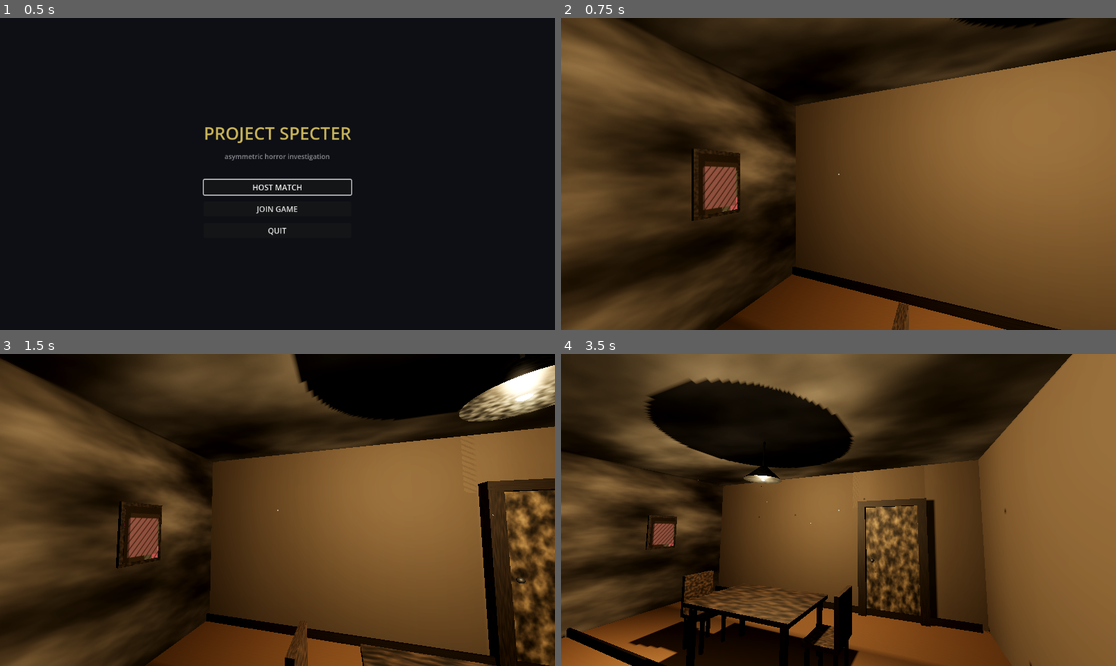
Above: before the commit, frames 1-4 (two rows, left to right).
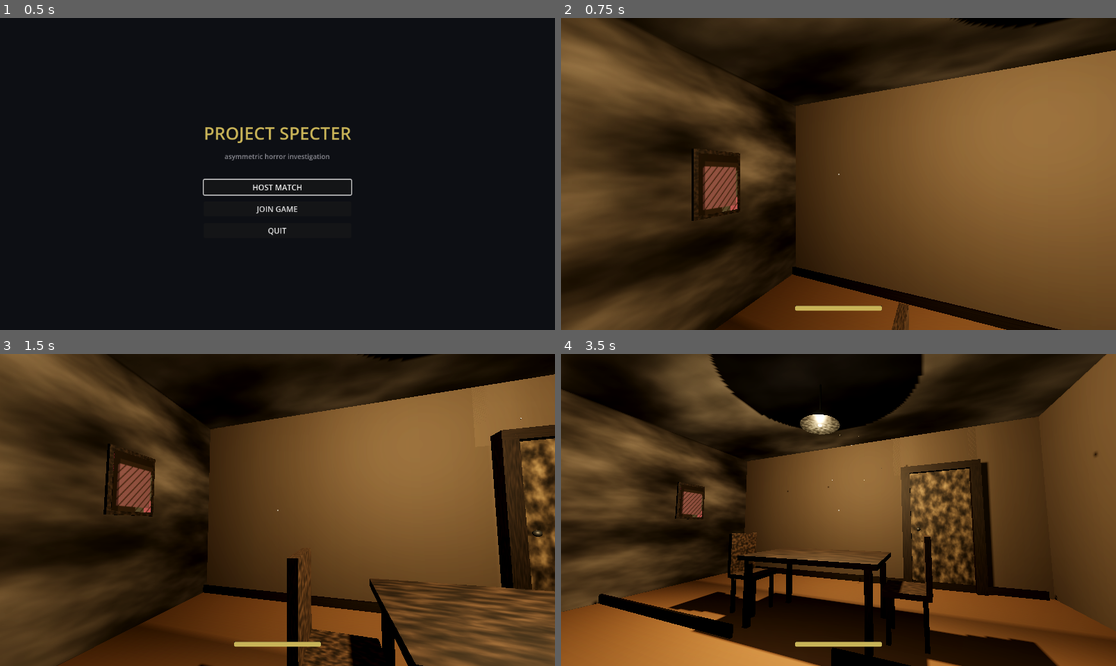
Above: after the commit, the same moments.

Repository: blastbeng/ProjectSpecterV2
Game: Godot game, scene res://scenes/boot.tscn
The game is run twice, just before and just after one commit, with the same random seed, the same clock (stepped at 60 frames per second) and the same inputs.
Inputs (mouse positions are in pixels of both pictures, inside the frame that each line leads up to):
- Up to frame 1 (0.5 s): no input
- Up to frame 2 (0.75 s): click "HOST MATCH" at 0.5 s
- Up to frame 3 (1.5 s): tap Enter (ui_accept) at 1.25 s; move the mouse to (305, 510) at 1.27 s; hold Up (ui_up) from 1.28 s (still down); hold Ctrl from 1.28 s (still down); click (305, 510) at 1.42 s
- Up to frame 4 (3.5 s): keep holding Up (ui_up); tap Enter (ui_accept) at 1.52, 2.27 s; tap Shift at 1.55, 2.1, 3.05 s; move the mouse to (810, 510) at 2.02 s; release Ctrl at 2.03 s; tap Ctrl at 2.3 s; move the mouse to (849, 503) at 2.77 s; hold Ctrl from 2.78 s (still down)

Frame 1 is identical in both runs. In frame 2, 0.3% of the frame differs, in the area x 42-58%, y 92-94%; in frame 3, 53%; in frame 4, 73%, in the area x 0-100%, y 0-100%.
Error after the commit: Invalid assignment of property or key 'max_poliphony' with value of type 'int' on a base object of type 'AudioStreamPlayer'. (res://scripts/player/player_contr…

Commit message:
controller feel: crouch camera, sprint stamina + HUD bar, generated footsteps, distance-based step timing

Diff:
--- a/scripts/audio/sfx_generator.gd
+++ b/scripts/audio/sfx_generator.gd
@@ -18,6 +18,29 @@
 	wav.stereo = false
 	wav.data = bytes
 	return wav
+
+
+## Short footstep: filtered noise burst + low body thump.
+static func footstep(variant := 0) -> AudioStreamWAV:
+	var rng := RandomNumberGenerator.new()
+	rng.seed = 100 + absi(variant)
+	var duration := 0.16
+	var n := int(duration * RATE)
+	var samples := PackedFloat32Array()
+	samples.resize(n)
+	var phase := 0.0
+	var thump_f := rng.randf_range(70.0, 95.0)
+	for i in n:
+		var t := float(i) / RATE
+		var body := 1.0 - minf(t / 0.09, 1.0)
+		body *= body
+		phase += TAU * thump_f / RATE
+		var thump := sin(phase) * body * 0.55
+		# heel scrape noise, decaying quickly
+		var noise := rng.randf_range(-1.0, 1.0) * (1.0 - t / duration) * 0.35
+		noise *= 0.5 + 0.5 * sin(t * 210.0)
+		samples[i] = clampf(thump + noise, -1.0, 1.0)
+	return _to_wav(samples)
 
 
 ## Stick-slip door creak: dragging saw partial with wobble + tremble envelope.
--- a/scripts/gameplay/match.gd
+++ b/scripts/gameplay/match.gd
@@ -24,6 +24,7 @@
 func _process(_delta: float) -> void:
 	if is_instance_valid(_player) and is_instance_valid(_hud):
 		_hud.prompt_label.text = _player.current_prompt()
+		_hud.stamina_bar.value = _player.stamina_ratio()
 
 
 func _unhandled_input(event: InputEvent) -> void:
--- a/scripts/player/player_controller.gd
+++ b/scripts/player/player_controller.gd
@@ -1,24 +1,36 @@
 class_name PlayerController
 extends CharacterBody3D
 ## First-person investigator controller (Vision 5.3/5.7 base).
-## Build order keeps everything in code: capsule + camera are created here,
-## so the match scene can simply add a PlayerController node.
+## Everything is code-built: capsule + camera + interaction ray created here.
+## Includes accel/decel movement, sprint + stamina, crouch, head bob and
+## code-generated footsteps.
 
 const WALK_SPEED := 3.2
 const SPRINT_SPEED := 5.8
+const CROUCH_SPEED := 1.7
 const ACCEL := 9.5
 const DECEL := 11.5
 const GRAVITY := 12.5
 const MOUSE_SENS := 0.0022
 const EYE_HEIGHT := 1.65
+const CROUCH_EYE_HEIGHT := 1.05
 const BOB_AMPLITUDE := 0.032
 const BOB_FREQUENCY := 8.5
+const STAMINA_MAX := 100.0
+const STAMINA_DRAIN := 22.0
+const STAMINA_REGEN := 16.0
+const STAMINA_SPRINT_MIN := 12.0
 
 var _pitch := 0.0
 var _bob_phase := 0.0
+var _stamina := STAMINA_MAX
+var _crouching := false
+var _step_accum := 0.0
+var _footsteps: Array[AudioStreamWAV] = []
 
 var camera: Camera3D
 var interact_ray: InteractionRay
+var stamina := STAMINA_MAX
 
 
 func _ready() -> void:
@@ -41,6 +53,9 @@
 	interact_ray.position = Vector3.ZERO
 	camera.add_child(interact_ray)
 
+	for v in range(4):
+		_footsteps.append(SfxGenerator.footstep(v))
+
 	Input.mouse_mode = Input.MOUSE_MODE_CAPTURED
 
 
@@ -50,6 +65,10 @@
 
 func current_prompt() -> String:
 	return interact_ray.current_prompt()
+
+
+func stamina_ratio() -> float:
+	return stamina / STAMINA_MAX
 
 
 func _unhandled_input(event: InputEvent) -> void:
@@ -85,8 +104,16 @@
 	if direction.length_squared() > 1.0:
 		direction = direction.normalized()
 
-	var sprinting := Input.is_physical_key_pressed(KEY_SHIFT) and input_vec.y > 0.1
-	var target_speed := SPRINT_SPEED if sprinting else WALK_SPEED
+	# Crouch state (Vision 5.7: camera lowers).
+	var want_crouch := Input.is_physical_key_pressed(KEY_CTRL)
+	if want_crouch:
+		_crouching = true
+	elif not _is_ceiling_blocked() and _crouching:
+		_crouching = false
+
+	var sprinting := Input.is_physical_key_pressed(KEY_SHIFT) and input_vec.y > 0.1 \
+			and not _crouching and stamina > 0.5
+	var target_speed := CROUCH_SPEED if _crouching else (SPRINT_SPEED if sprinting else WALK_SPEED)
 	var target := direction * target_speed
 
 	var horiz := Vector2(velocity.x, velocity.z)
@@ -102,13 +129,50 @@
 
 	move_and_slide()
 
-	# Head bob: only while actually moving on the ground.
+	# Stamina: drain while sprinting, regen otherwise.
+	if sprinting and Vector2(velocity.x, velocity.z).length() > 0.5:
+		stamina = maxf(stamina - STAMINA_DRAIN * delta, 0.0)
+	else:
+		stamina = minf(stamina + STAMINA_REGEN * delta, STAMINA_MAX)
+
+	# Footsteps: distance-based accumulation.
 	var speed2 := Vector2(velocity.x, velocity.z).length()
-	var bob_amount := clampf(speed2 / SPRINT_SPEED, 0.0, 1.0)
+	if is_on_floor() and speed2 > 0.4:
+		_step_accum += speed2 * delta
+		var stride := 1.35 if sprinting else (1.1 if not _crouching else 1.6)
+		if _step_accum >= stride:
+			_step_accum = 0.0
+			_play_step()
+	else:
+		_step_accum = 0.0
+
+	# Head bob toward eye height (crouch lerps smoothly).
+	var bob_amount := clampf(speed2 / SPRINT_SPEED, 0.0, 1.0) if not _crouching else 0.35
+	var eye := CROUCH_EYE_HEIGHT if _crouching else EYE_HEIGHT
 	if is_on_floor():
 		_bob_phase += delta * BOB_FREQUENCY * bob_amount
-	else:
-		_bob_phase = lerpf(_bob_phase, roundf(_bob_phase / PI) * PI, 6.0 * delta)
 	var offset := sin(_bob_phase) * BOB_AMPLITUDE * bob_amount
-	camera.position.y = EYE_HEIGHT + offset
+	camera.position.y = lerpf(camera.position.y, eye + offset, 10.0 * delta)
 	camera.position.x = cos(_bob_phase * 0.5) * BOB_AMPLITUDE * 0.4 * bob_amount
+
+
+func _is_ceiling_blocked() -> bool:
+	var space := get_world_3d().direct_space_state
+	var params := PhysicsRayQueryParameters3D.create(
+		global_position + Vector3(0, 0.9, 0), global_position + Vector3(0, 1.9, 0))
+	return not space.intersect_ray(params).is_empty()
+
+
+var _step_player: AudioStreamPlayer
+var _step_index := 0
+
+func _play_step() -> void:
+	if _step_player == null:
+		_step_player = AudioStreamPlayer.new()
+		_step_player.max_poliphony = 3
+		add_child(_step_player)
+	_step_player.pitch_scale = randf_range(0.92, 1.08)
+	_step_player.stream = _footsteps[_step_index % _footsteps.size()]
+	_step_index += 1
+	_step_player.volume_db = -8.0 if not _crouching else -16.0
+	_step_player.play()
--- a/scripts/ui/match_hud.gd
+++ b/scripts/ui/match_hud.gd
@@ -4,6 +4,7 @@
 ## Fear meter, objectives and extraction status are layered later.
 
 var prompt_label: Label
+var stamina_bar: ProgressBar
 
 func _ready() -> void:
 	prompt_label = Label.new()
@@ -32,3 +33,26 @@
 	crosshair.offset_top = -1.5
 	crosshair.offset_bottom = 1.5
 	add_child(crosshair)
+
+	stamina_bar = ProgressBar.new()
+	stamina_bar.min_value = 0
+	stamina_bar.max_value = 1.0
+	stamina_bar.value = 1.0
+	stamina_bar.show_percentage = false
+	stamina_bar.anchor_left = 0.5
+	stamina_bar.anchor_right = 0.5
+	stamina_bar.anchor_top = 0.93
+	stamina_bar.anchor_bottom = 0.93
+	stamina_bar.offset_left = -90
+	stamina_bar.offset_right = 90
+	stamina_bar.offset_top = -5
+	stamina_bar.offset_bottom = 5
+	stamina_bar.grow_horizontal = Control.GROW_DIRECTION_BOTH
+	var sb := StyleBoxFlat.new()
+	sb.bg_color = Color("c9b458")
+	sb.set_corner_radius_all(3)
+	var sb_bg := StyleBoxFlat.new()
+	sb_bg.bg_color = Color(0.05, 0.06, 0.08, 0.8)
+	stamina_bar.add_theme_stylebox_override("fill", sb)
+	stamina_bar.add_theme_stylebox_override("background", sb_bg)
+	add_child(stamina_bar)
